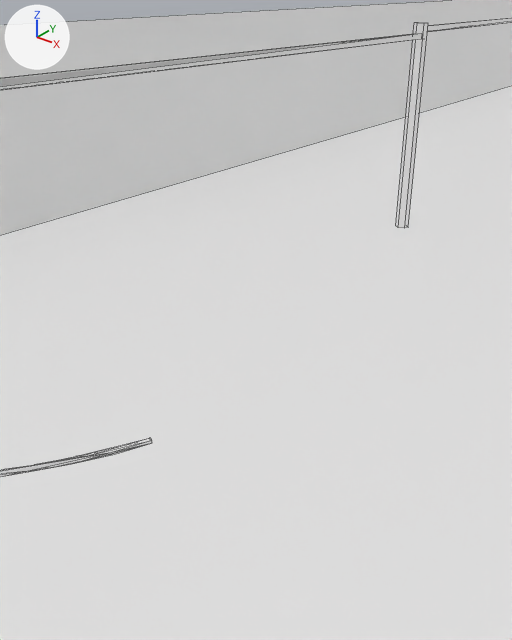
Renders of the Blender file Models/SalleFinStuff.blend from each side of a commit.
Rendered twice from a camera (50 mm lens) standing at (-37.17, -74.18, 18.45) and looking at (-50.51, -57.51, 8.11). Every picture has the same lights, and +X, +Y and +Z are marked at upper left. Mesh edges are drawn as thin lines.

Objects in the first picture: 'Cube_Cube.001'.
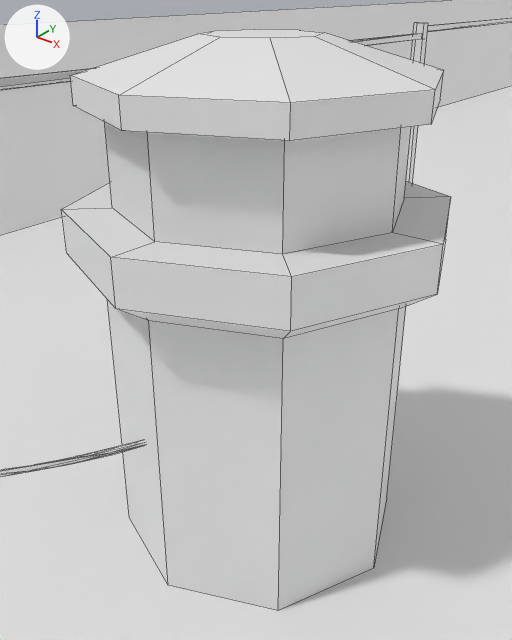
Commit message: modification de la salle de fin: ajout de tour de controle

Boxes [x1, y1, x2, y2] around the edits, measured in the pictures (512 x 640 px):
'Cylinder', added: after [61, 29, 451, 611]

The edits, one by one:
Mesh me_cylinder is new.
It has 72 vertices, 65 faces and spans x -1.2..1.2, y -1.2..1.2, z 0.0..17.0.
Object 'Cylinder' (ob_cylinder) is new; it shows me_cylinder.
Its location is (-50.49, -57.26, 0.0).
Its scale is (5.0, 5.0, 1.0).
